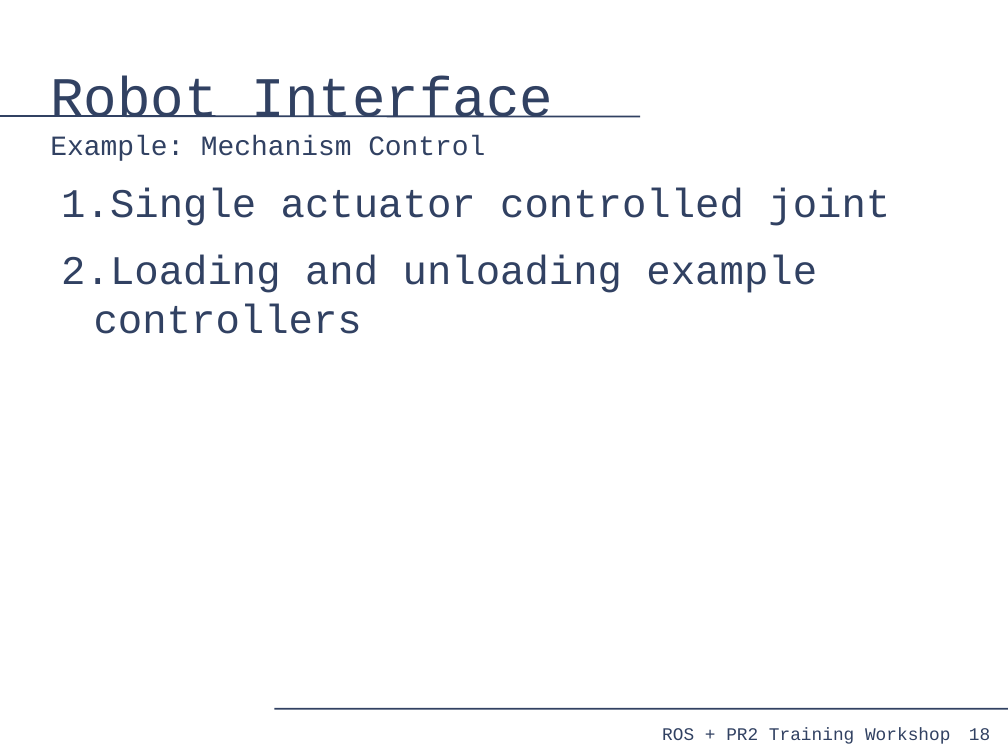
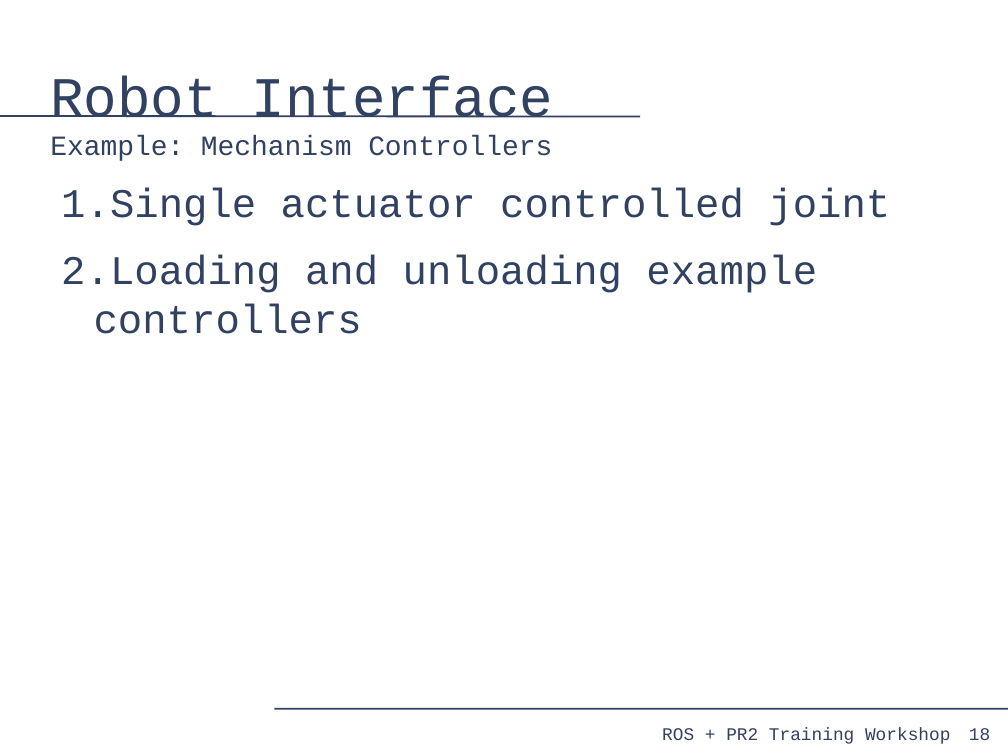
Before and after one commit to PR2/pr2_docs, a slide deck: slide 18 of pr2_training_workshop/simulation/simulation_training_workshop.odp. Drawn at 1008x756 pixels with LibreOffice and Linux fonts; fonts in the diff are those of the drawing. Boxes give left, top, right and bottom in pixels: in the first picture for what was removed or moved away, otherwise in the second. Text is boxed around its words. In the diff, an @@ line names an element or a change of style, - is before the commit and + after.

Commit message:
updates

```diff
--- a/pr2_training_workshop/simulation/simulation_training_workshop.odp
+++ b/pr2_training_workshop/simulation/simulation_training_workshop.odp
@@ title at (x1=50, y1=76, x2=554, y2=161): text changed @@
-Robot Interface
-Example: Mechanism Control
+Robot Interface
+Example: Mechanism Controllers
```
Also in this commit, not shown: 5 other slides changed.
